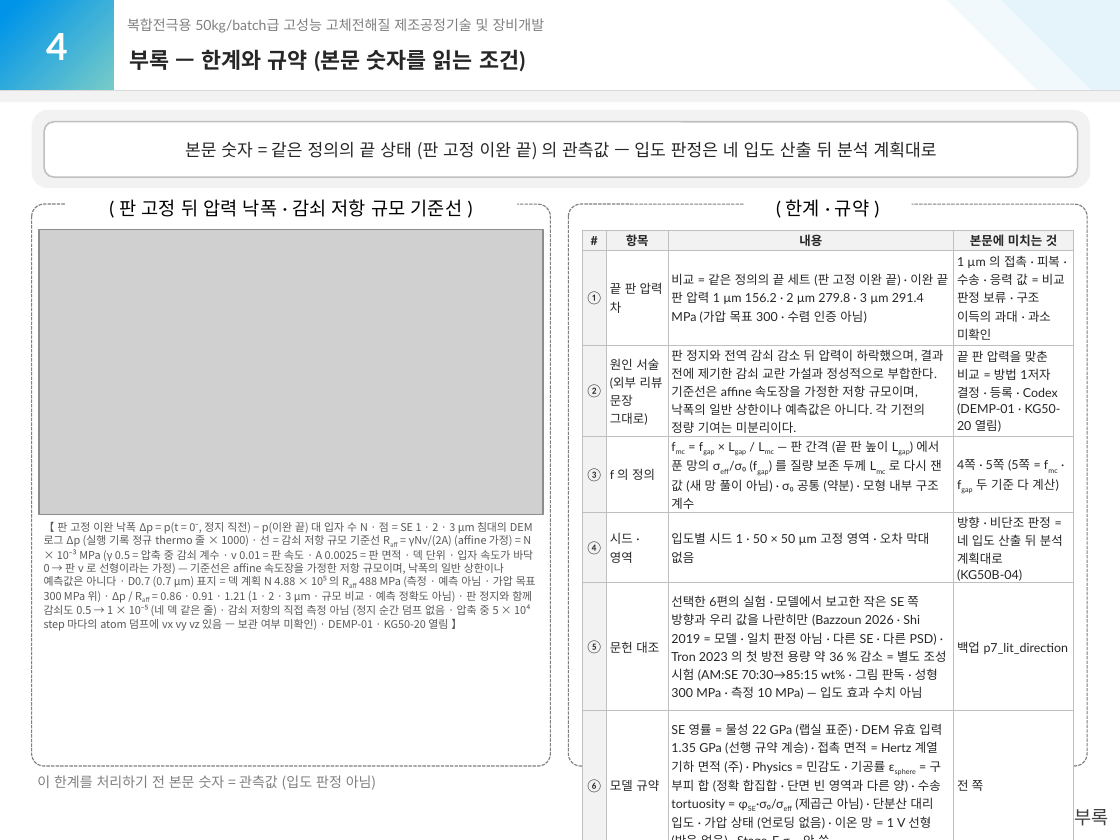
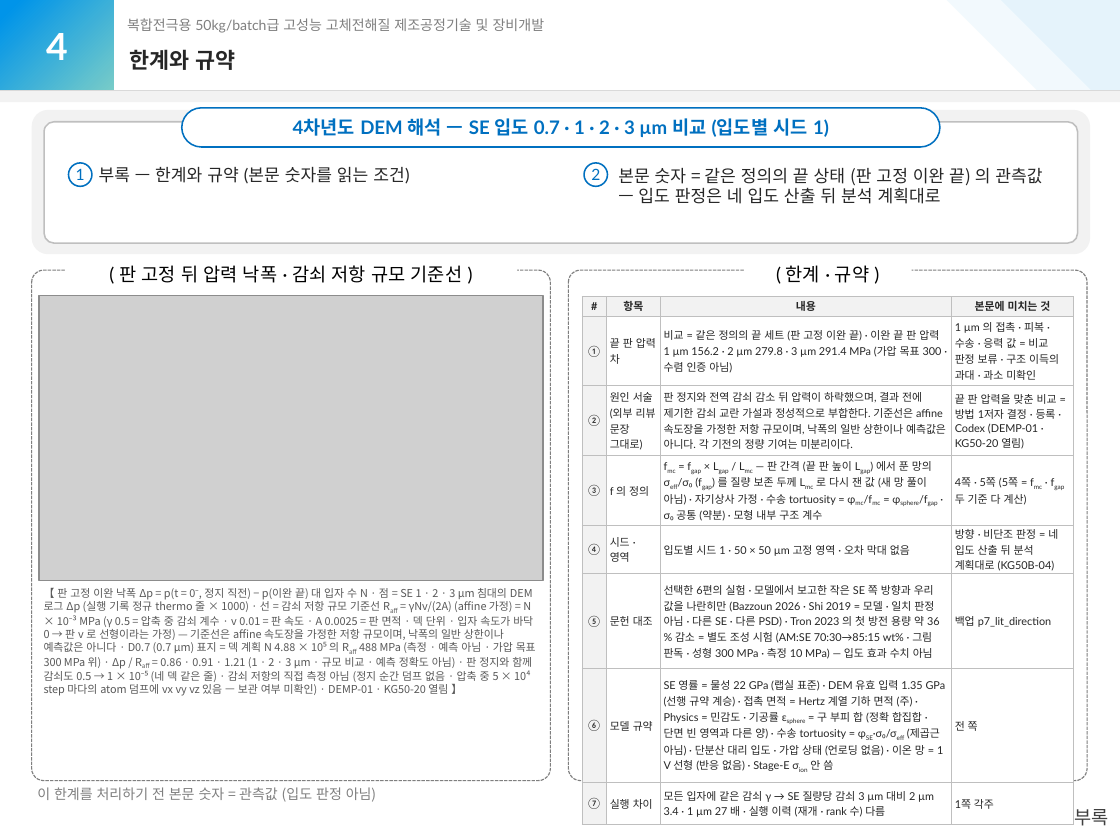
Before and after one commit to yonghoon7153-source/Yonghoon-DEM-DFT, a slide deck: slide 9 of docs/50kg/report_y4/draft3/kg50_report_y4_draft3.pptx. Drawn at 1120x840 pixels with LibreOffice and Linux fonts; fonts in the diff are those of the drawing; grey boxes stand for pictures. Boxes give left, top, right and bottom in pixels: in the first picture for what was removed or moved away, otherwise in the second. Text is boxed around its words. In the diff, an @@ line names an element or a change of style, - is before the commit and + after.

```diff
--- a/docs/50kg/report_y4/draft3/kg50_report_y4_draft3.pptx
+++ b/docs/50kg/report_y4/draft3/kg50_report_y4_draft3.pptx
@@ text at (x1=130, y1=49, x2=236, y2=70): text changed @@
-부록 — 한계와 규약 (본문 숫자를 읽는 조건)
+한계와 규약
@@ rounded rectangle resized from (x1=31, y1=110, x2=1090, y2=188) to (x1=31, y1=110, x2=1090, y2=254) @@
@@ rounded rectangle at (x1=31, y1=110, x2=1090, y2=254): proportions changed @@
@@ rounded rectangle added at (x1=181, y1=108, x2=940, y2=147), fill #FFFFFF, outline #0070C0 1 pt, 12 pt, text #0070C0, bold @@
+4차년도 DEM 해석 — SE 입도 0.7 · 1 · 2 · 3 µm 비교 (입도별 시드 1)
@@ rounded rectangle at (x1=44, y1=122, x2=1077, y2=243): proportions changed @@
@@ rounded rectangle resized from (x1=44, y1=122, x2=1077, y2=177) to (x1=44, y1=122, x2=1077, y2=243) @@
@@ ellipse added at (x1=68, y1=162, x2=92, y2=186), fill #FFFFFF, outline #0070C0 1 pt, 10 pt, text #0070C0 @@
+1
@@ text added at (x1=99, y1=167, x2=409, y2=184), 11 pt, text #262626 @@
+부록 — 한계와 규약 (본문 숫자를 읽는 조건)
@@ ellipse added at (x1=585, y1=162, x2=608, y2=186), fill #FFFFFF, outline #0070C0 1 pt, 10 pt, text #0070C0 @@
+2
@@ text "본문 숫자 = 같은 정의의 ..." moved from (x1=185, y1=141, x2=937, y2=159) to (x1=618, y1=168, x2=1042, y2=204) @@
@@ text "본문 숫자 = 같은 정의의 ..." at (x1=618, y1=168, x2=1042, y2=204): alignment centre to left; vertical alignment middle to top @@
@@ rounded rectangle resized from (x1=569, y1=204, x2=1088, y2=766) to (x1=31, y1=270, x2=550, y2=781) @@
@@ rounded rectangle resized from (x1=31, y1=204, x2=550, y2=766) to (x1=569, y1=270, x2=1088, y2=781) @@
@@ table at (x1=582, y1=297, x2=1074, y2=813) @@
-row 4, column 3: fmc = fgap × Lgap / Lmc — 판 간격 (끝 판 높이 Lgap) 에서 푼 망의 σeff/σ₀ (fgap) 를 질량 보존 두께 Lmc 로 다시 잰 값 (새 망 풀이 아님) · σ₀ 공통 (약분) · 모형 내부 구조 계수
+row 4, column 3: fmc = fgap × Lgap / Lmc — 판 간격 (끝 판 높이 Lgap) 에서 푼 망의 σeff/σ₀ (fgap) 를 질량 보존 두께 Lmc 로 다시 잰 값 (새 망 풀이 아님) · 자기상사 가정 · 수송 tortuosity = φmc/fmc = φsphere/fgap · σ₀ 공통 (약분) · 모형 내부 구조 계수
@@ size 8 to 7 pt in "#", "항목", "내용", "본문에 미치는 것" and 27 more places @@
@@ table resized from (x1=582, y1=231, x2=1074, y2=840) to (x1=582, y1=297, x2=1074, y2=813) @@
@@ 2 rectangles, 1 picture, 1 text moved together from (x1=39, y1=190, x2=912, y2=631) to (x1=39, y1=256, x2=912, y2=696) @@
@@ text "이 한계를 처리하기 전 본문 ..." moved from (x1=37, y1=775, x2=376, y2=790) to (x1=37, y1=787, x2=376, y2=802) @@
@@ text "부록" rewrapped from (x1=1075, y1=809, x2=1109, y2=826) to (x1=1014, y1=795, x2=1120, y2=840) @@
```
Also in this commit, not shown: 8 other slides changed, 13 other files.
